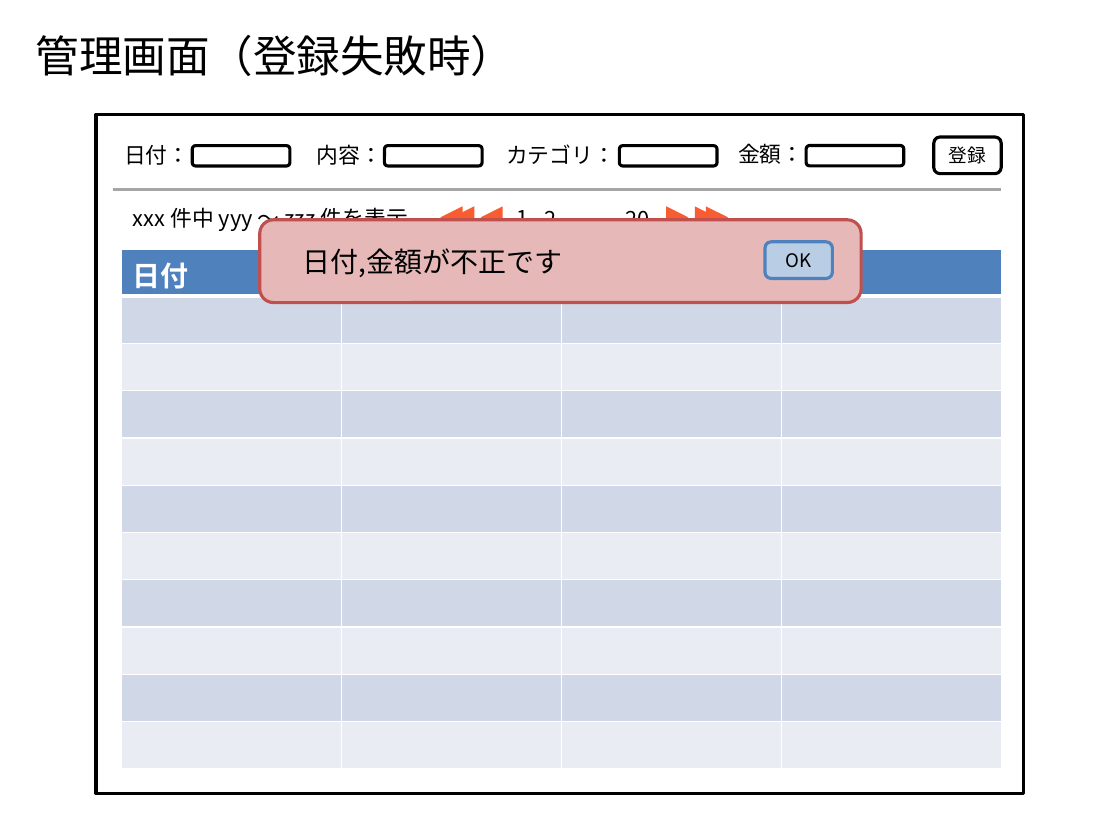
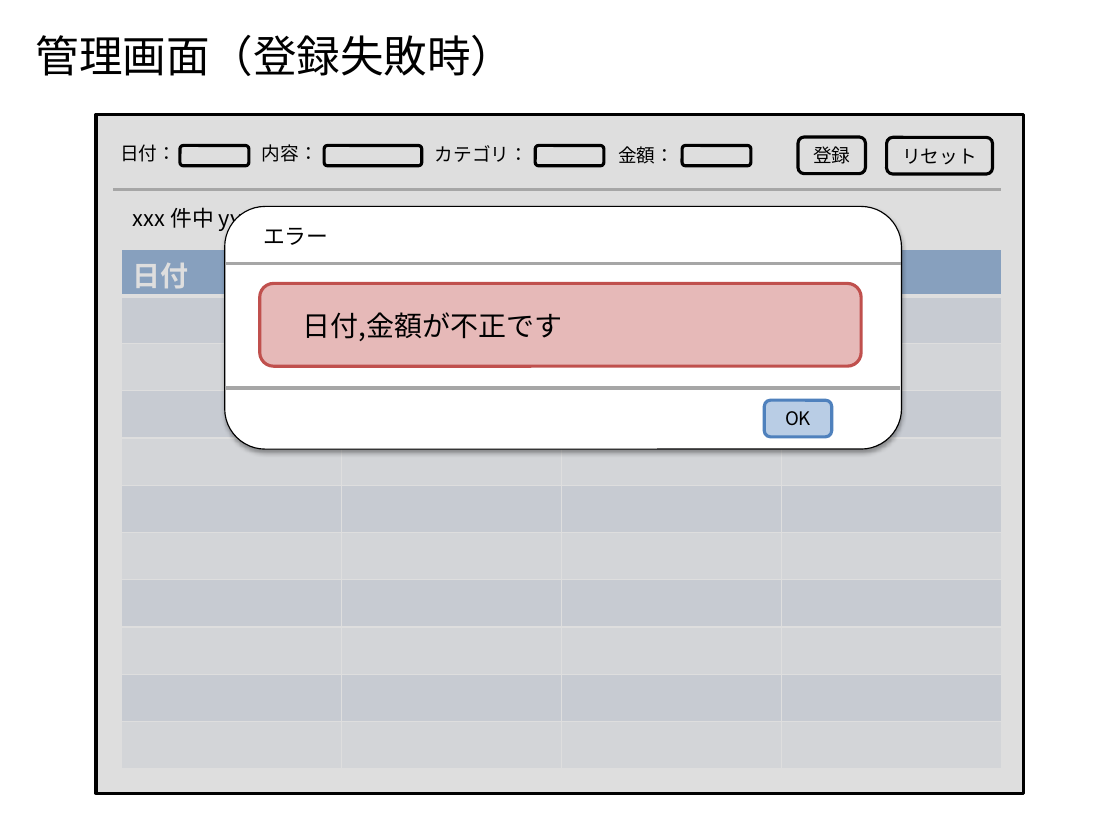
Before and after one commit to Leonis0813/chort, a slide deck: slide 5 of bin/algieba.pptx. Drawn at 1120x840 pixels with LibreOffice and Linux fonts; fonts in the diff are those of the drawing. Boxes give left, top, right and bottom in pixels: in the first picture for what was removed or moved away, otherwise in the second. Text is boxed around its words. In the diff, an @@ line names an element or a change of style, - is before the commit and + after.

Commit message:
modify ui

```diff
--- a/bin/algieba.pptx
+++ b/bin/algieba.pptx
@@ rectangle at (96, 114, 1024, 793): fill none to #BFBFBF at 50% opacity @@
@@ rounded rectangle: place and size @@
-rounded rectangle at (193, 146, 290, 166)
+rounded rectangle at (180, 146, 250, 166)
@@ text "内容：": place and size @@
-text "内容：" at (316, 144, 381, 165)
+text "内容：" at (262, 144, 318, 162)
@@ rounded rectangle: place and size @@
-rounded rectangle at (384, 146, 482, 166)
+rounded rectangle at (324, 146, 421, 166)
@@ text "カテゴリ：": place and size @@
-text "カテゴリ：" at (506, 144, 615, 164)
+text "カテゴリ：" at (435, 145, 528, 162)
@@ rounded rectangle added at (535, 146, 604, 166), outline #000000 2 pt @@
@@ size 14 to 12 pt in 4 elements at (120, 144, 176, 162), (262, 144, 318, 162), (435, 145, 528, 162), (618, 146, 674, 164) @@
@@ text "金額：": place and size @@
-text "金額：" at (738, 143, 803, 164)
+text "金額：" at (618, 146, 674, 164)
@@ rounded rectangle: place and size @@
-rounded rectangle at (619, 146, 717, 166)
+rounded rectangle at (682, 146, 750, 166)
@@ rounded rectangle "登録": place and size @@
-rounded rectangle "登録" at (934, 137, 1001, 174)
+rounded rectangle "登録" at (799, 137, 866, 174)
@@ rounded rectangle removed at (806, 146, 904, 166) @@
@@ rounded rectangle added at (887, 138, 993, 175), outline #000000 2 pt, 12 pt, text #000000 @@
+リセット
@@ group added at (225, 206, 902, 449): 2 lines, 1 rounded rectangle, 1 text @@
+エラー
@@ rounded rectangle "日付,金額が不正です": place and size @@
-rounded rectangle "日付,金額が不正です" at (260, 220, 861, 302)
+rounded rectangle "日付,金額が不正です" at (260, 283, 861, 366)
@@ rounded rectangle "OK": place and size @@
-rounded rectangle "OK" at (765, 242, 832, 279)
+rounded rectangle "OK" at (764, 400, 831, 437)
```
Also in this commit, not shown: 2 other slides changed.
